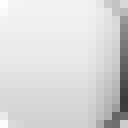
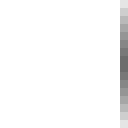
The second (128, 128) image is a revision of the first. Changes to its layers:
added layer "Layer 2" above "Layer 3 copy" over [left=120, top=0, right=128, bottom=128]
added layer "Layer 3 copy" (42%) above "Layer 3" over [left=0, top=0, right=128, bottom=128]
added layer "Layer 3" (42%) above "Original" over [left=0, top=0, right=128, bottom=128]
renamed "Layer 0" to "Original", hid it over [left=0, top=0, right=128, bottom=128]
